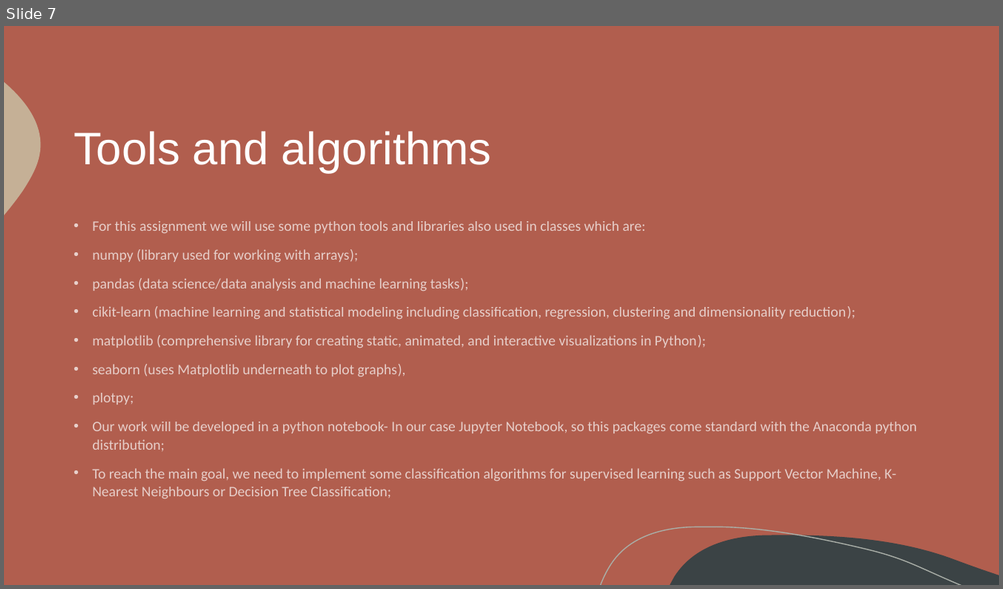
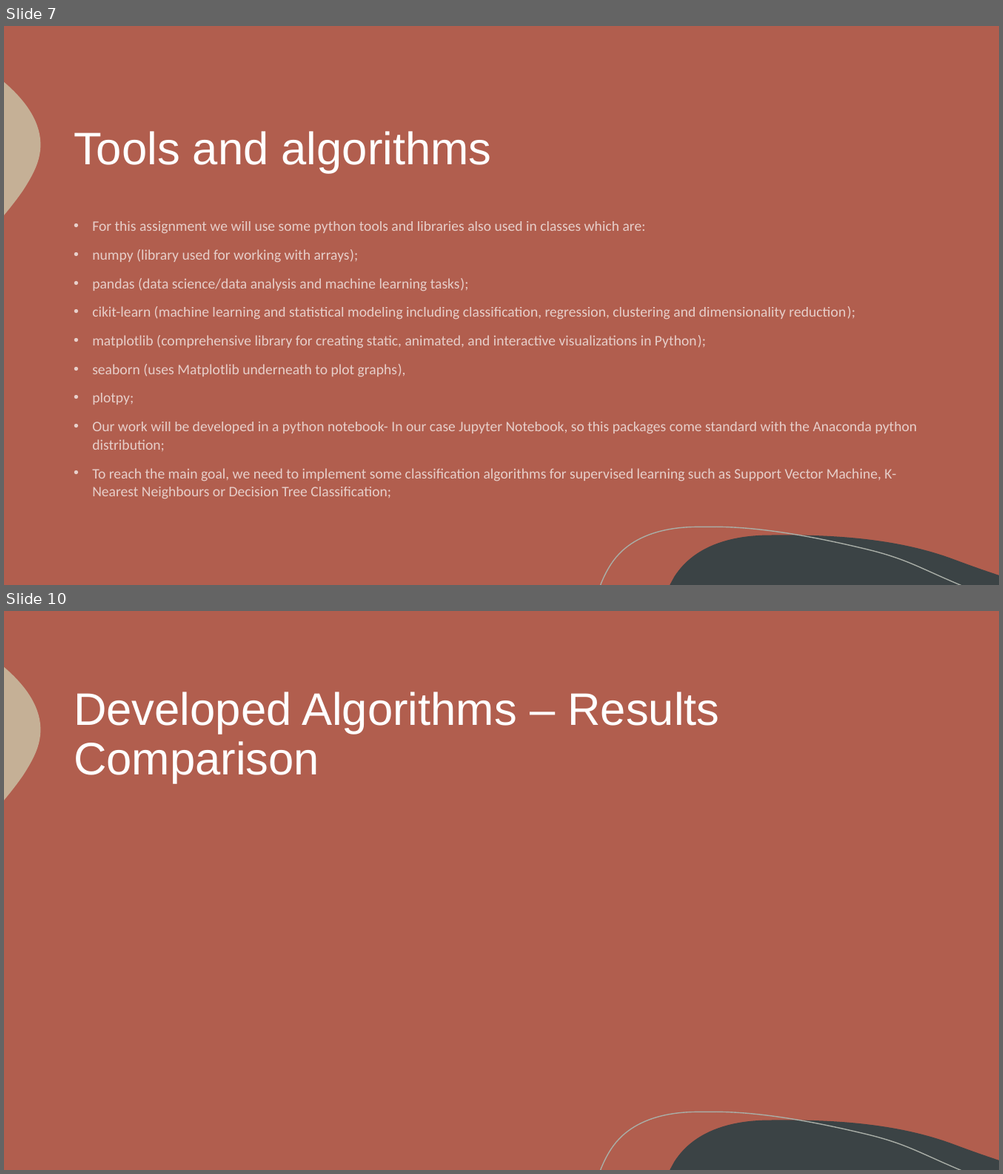
Before and after one commit to itsdomsantos/IART-2022, a slide deck: proj2/iart_proj2_final.pptx. Shown one above the other, each under a label of ours: slide 7 before the commit, slides 7 and 10 after it; the slides between them are not shown. The pictures are 1003x589 and 1003x1174 pixels, drawn with LibreOffice and Linux fonts; fonts in the diff are those of the drawing. Boxes give left, top, right and bottom in pixels: in the first picture for what was removed or moved away, otherwise in the second. Text is boxed around its words. In the diff, an @@ line names an element or a change of style, - is before the commit and + after.

```diff
--- a/proj2/iart_proj2_final.pptx
+++ b/proj2/iart_proj2_final.pptx
@@ slide 10 added at bbox=[4, 611, 999, 1170], background #B15E4E; not listed: 3 template elements that a slide beside it also shows @@
@@ title added at bbox=[74, 692, 719, 783], 44 pt, text #FFFFFF @@
+Developed Algorithms – Results Comparison
```
Also in this commit, not shown: 1 slide changed, 3 other slides added, 1 slide removed, 1 other file.
